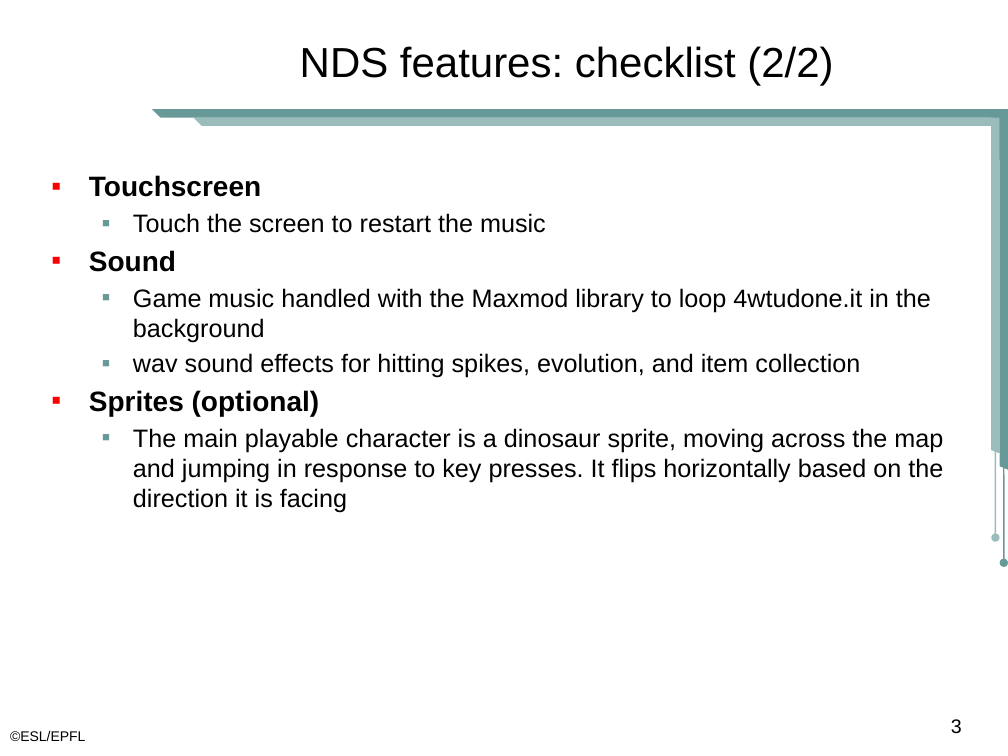
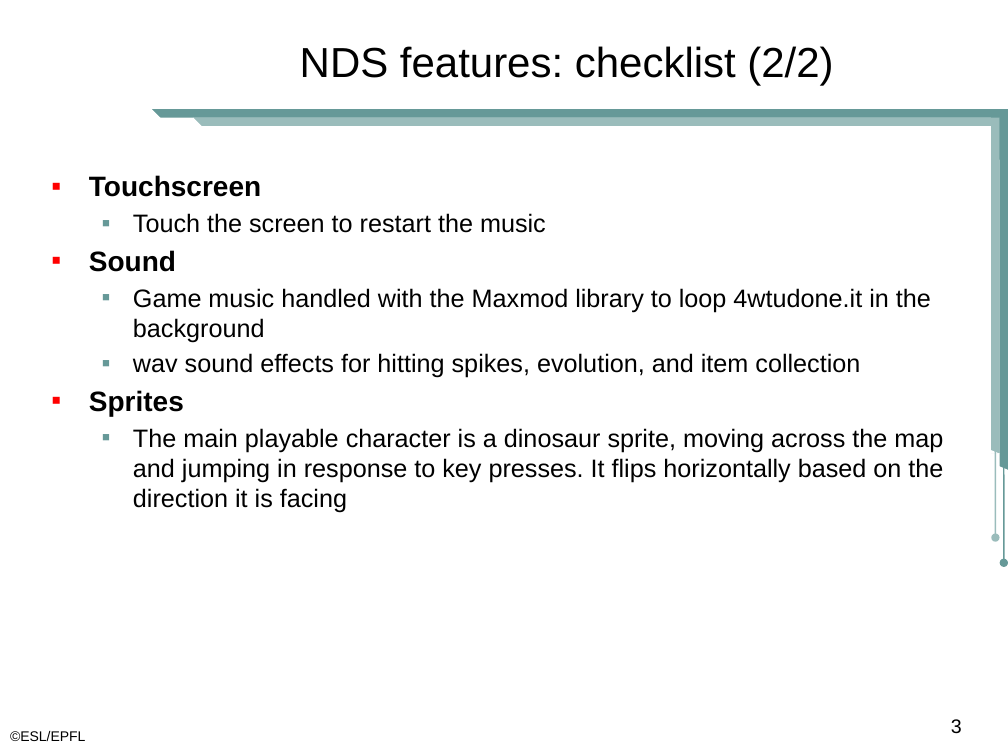
Before and after one commit to thomasonzhou/dino-run-nds, a slide deck: slide 3 of docs/Dino_Run_Presentation.pptx. Drawn at 1008x756 pixels with LibreOffice and Linux fonts; fonts in the diff are those of the drawing; background and template pictures are left out. Boxes give left, top, right and bottom in pixels: in the first picture for what was removed or moved away, otherwise in the second. Text is boxed around its words. In the diff, an @@ line names an element or a change of style, - is before the commit and + after.

```diff
--- a/docs/Dino_Run_Presentation.pptx
+++ b/docs/Dino_Run_Presentation.pptx
@@ text at (x1=89, y1=390, x2=184, y2=416): text changed @@
-▪ Sprites (optional)
+▪ Sprites
```
Also in this commit, not shown: 2 other slides changed, 2 other files.
